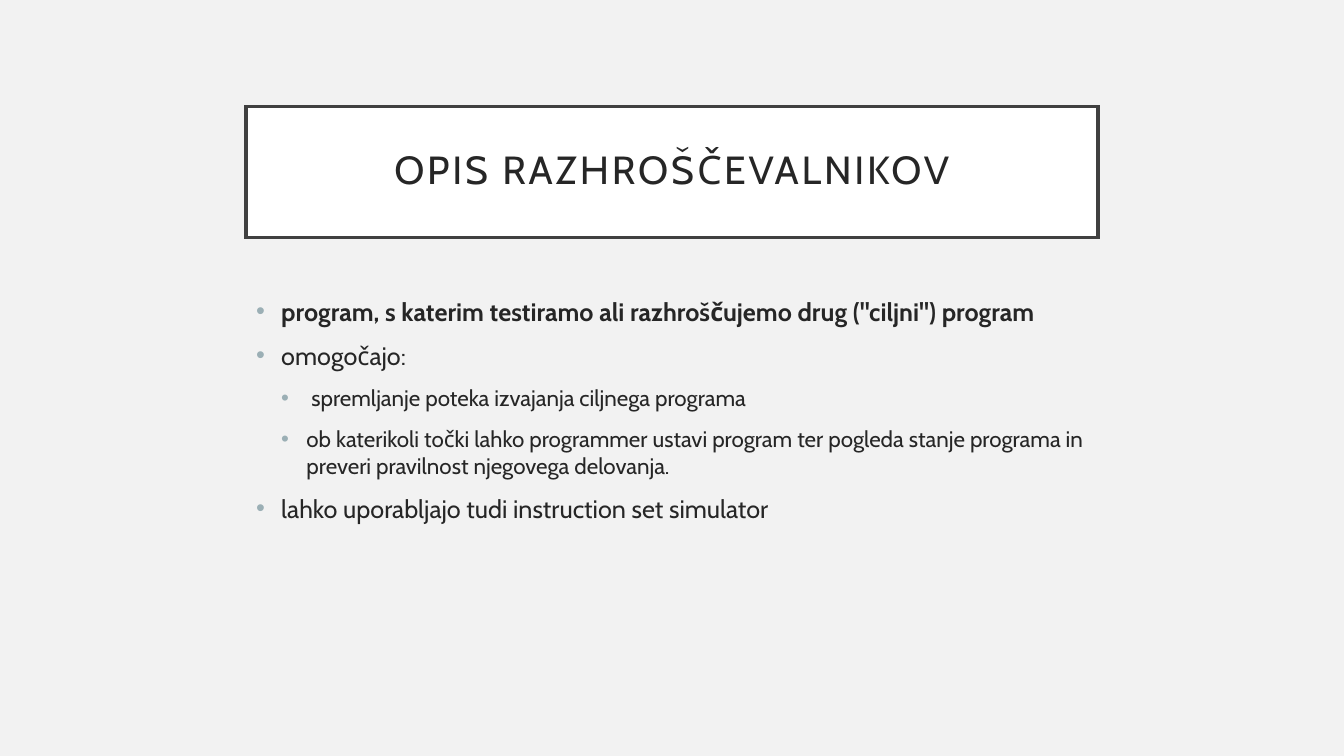
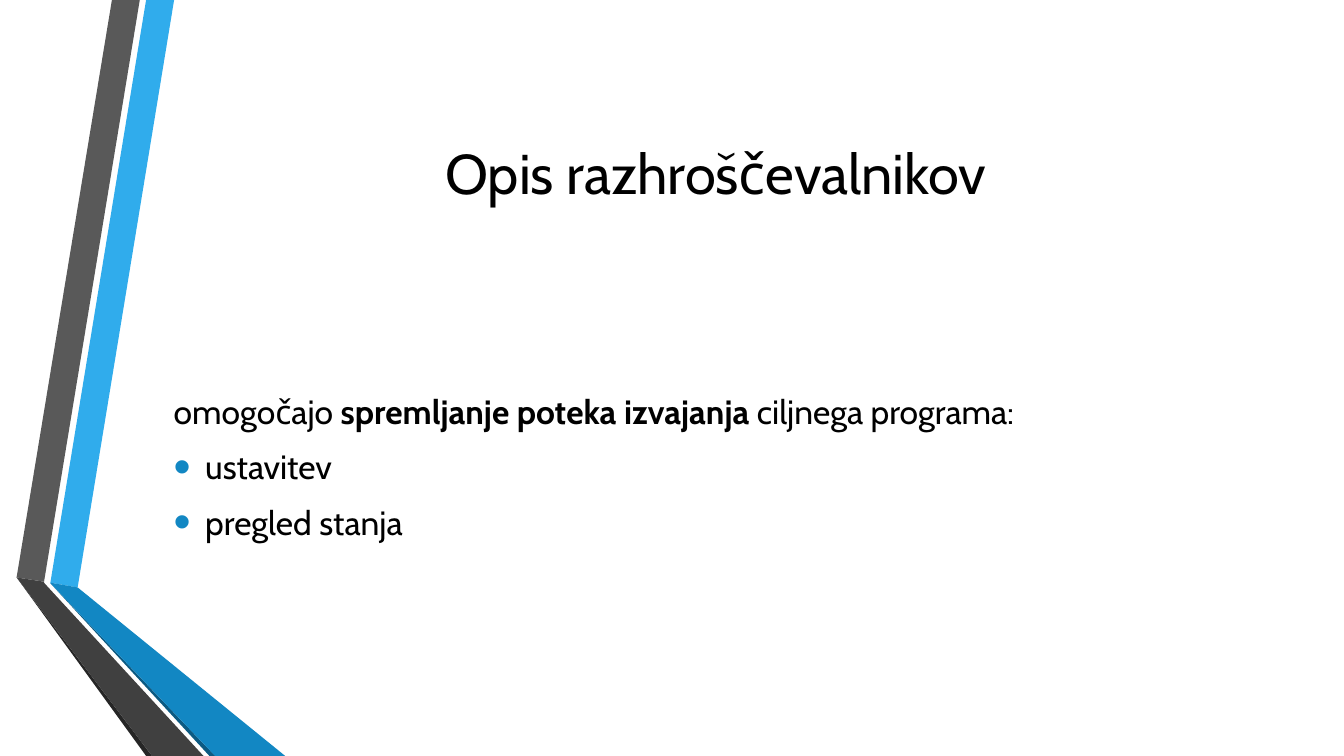
Before and after one commit to jakoberzar/razhroscevalniki, a slide deck: slide 3 of debuggers.pptx. Drawn at 1344x756 pixels with LibreOffice and Linux fonts; fonts in the diff are those of the drawing; background and template pictures are left out. Boxes give left, top, right and bottom in pixels: in the first picture for what was removed or moved away, otherwise in the second. Text is boxed around its words. In the diff, an @@ line names an element or a change of style, - is before the commit and + after.

Commit message:
Updated for HDH and added instructions for debugging xdebug.

```diff
--- a/debuggers.pptx
+++ b/debuggers.pptx
@@ background #F2F2F2 to picture (left out) @@
@@ title "Opis razhroščevalnikov": place and size @@
-title "Opis razhroščevalnikov" at <box>246,106,1098,237</box>
+title "Opis razhroščevalnikov" at <box>445,154,554,207</box>
@@ title "Opis razhroščevalnikov" at <box>445,154,554,207</box>: fill #FFFFFF to none; outline #404040 2.5 pt to none @@
@@ title at <box>445,154,554,207</box>: text changed; size 28 to 40 pt; text colour #262626 to #000000 @@
-OPIS RAZHROŠČEVALNIKOV
+Opis razhroščevalnikov
@@ text "omogočajo spremljanje poteka izvajanja ciljnega ..." at <box>205,398,1014,543</box>: vertical alignment top to middle @@
@@ text at <box>205,398,1014,543</box>: text changed; size 16 to 24 pt; text colour #262626 to #000000 @@
-• program, s katerim testiramo ali razhroščujemo drug ("ciljni") program
-• omogočajo:
-  • spremljanje poteka izvajanja ciljnega programa
-  • ob katerikoli točki lahko programmer ustavi program ter pogleda stanje programa in preveri pravilnost njegovega delovanja.
-• lahko uporabljajo tudi instruction set simulator
+omogočajo spremljanje poteka izvajanja ciljnega programa:
+• ustavitev
+• pregled stanja
@@ group added at <box>16,0,285,756</box>: 6 freeform shapes @@
```
Also in this commit, not shown: 27 other slides changed, 3 slides added, 1 slide removed, 3 other files.
